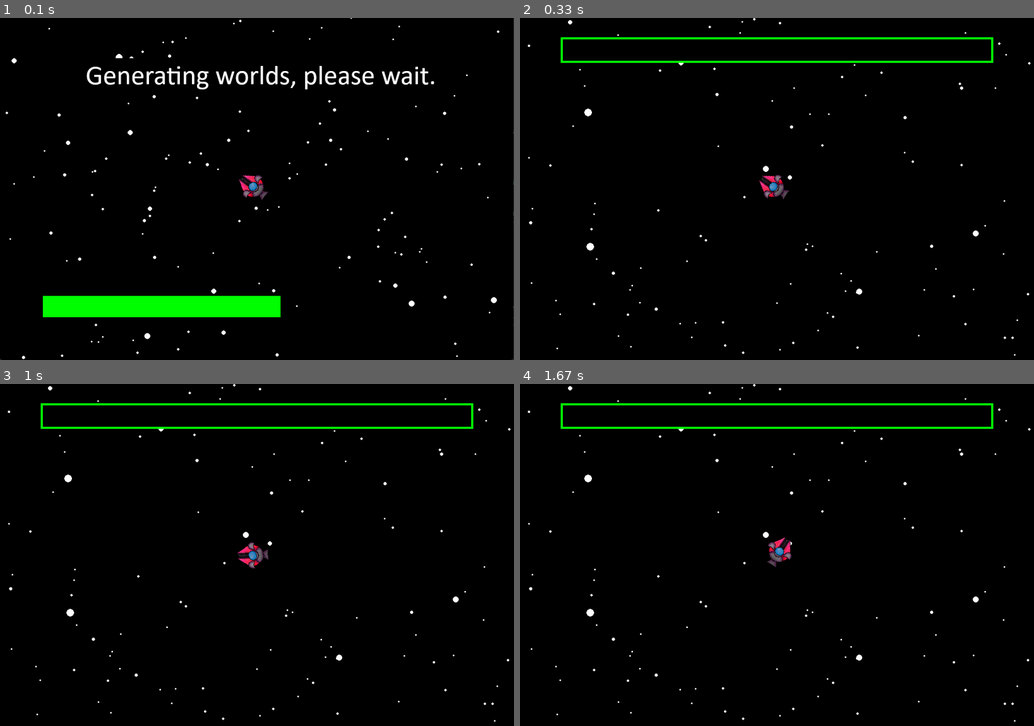
Above: before the commit, frames 1-4 (two rows, left to right).
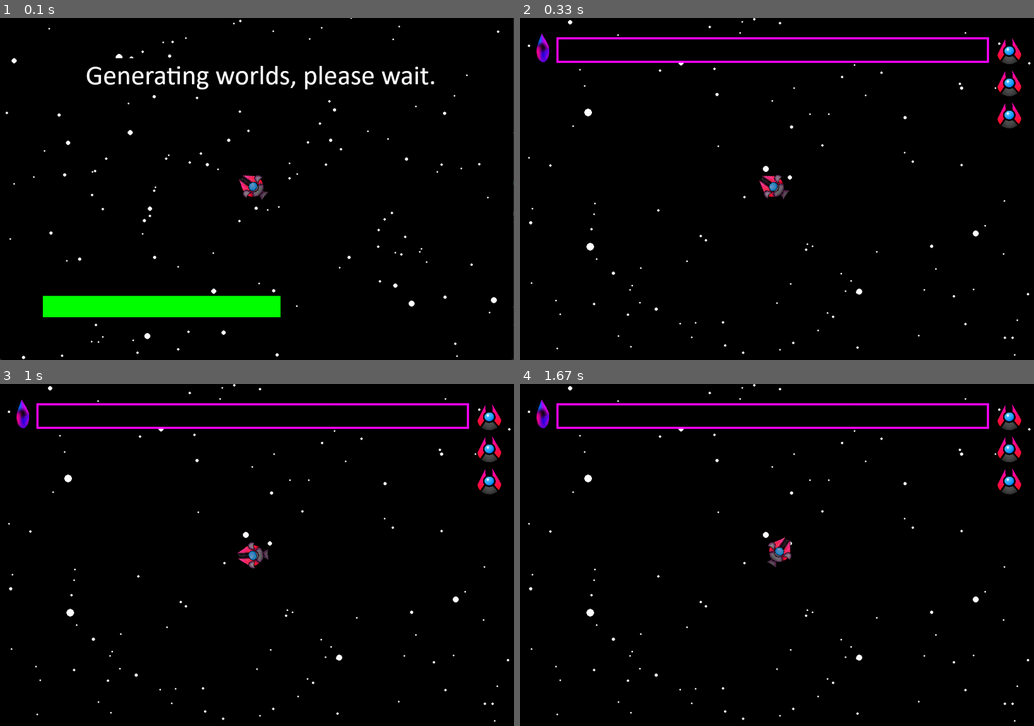
Above: after the commit, the same moments.

Repository: AlmightyM3/pygame--ce-summer-jam-2024
Game: pygame game, started from main.py
The game is run twice, just before and just after one commit, with the same random seed, the same clock (stepped at 60 frames per second) and the same inputs.
Inputs (mouse positions are in pixels of both pictures, inside the frame that each line leads up to):
- Up to frame 1 (0.1 s): no input
- Up to frame 2 (0.33 s): no input
- Up to frame 3 (1 s): move the mouse to (236, 568) at 0.37 s; move the mouse to (133, 558) at 0.87 s
- Up to frame 4 (1.67 s): move the mouse to (854, 435) at 1.37 s

Frame 1 is identical in both runs. In frame 2, 2.1% of the frame differs, in the area x 3-98%, y 4-33%; in frame 3, 2.1%; in frame 4, 2.1%.

Commit message:
little upgrades

Diff:
--- a/main.py
+++ b/main.py
@@ -81,12 +81,12 @@
         window.pgWindow.blit(self.surface, self.pos-player.pos+WINDOW_SIZE2-Vector2(self.radius))
 
 class Enemy:
-    def __init__(self, startPos, moveingImg, stopedIng):
+    def __init__(self, startPos, homePos, moveingImg, stopedIng):
         self.pos = startPos+Vector2()
         self.moveingImg = moveingImg
         self.stopedImg = stopedIng
         self.velocity = Vector2()
-        self.homePos = startPos+Vector2()
+        self.homePos = homePos+Vector2()
         self.mode = 0
 
     def render(self):
@@ -126,7 +126,7 @@
                 for y in ry:
                     pos = Vector2(x+randint(-400,400),y+randint(-400,400))
                     planets.append(Planet(pos, choice(noiseImgs)))
-                    enemys.append(Enemy(pos,enemyMoveingImg2, enemyStopedImg1))
+                    enemys.append(Enemy(pos,pos,enemyMoveingImg2, enemyStopedImg1))
                 if main:
                     window.pgWindow.fill((0,255,0), rect=pygame.Rect((100,WINDOW_SIZE.y-150),((WINDOW_SIZE.x-200)*((rx.index(x)+1)/len(rx)), 50)))
                     window.update(input)
@@ -147,7 +147,7 @@
             for y in r:
                 pos = Vector2(x+randint(-400,400),y+randint(-400,400))
                 planets.append(Planet(pos, choice(noiseImgs)))
-                enemys.append(Enemy(pos,enemyMoveingImg2, enemyStopedImg1))
+                enemys.append(Enemy(pos,pos,enemyMoveingImg2, enemyStopedImg1))
             window.update(input)
             window.pgWindow.fill((0,255,0), rect=pygame.Rect((100,WINDOW_SIZE.y-150),((WINDOW_SIZE.x-200)*((r.index(x)+1)/len(r)), 50)))
             if not window.run:
@@ -189,6 +189,10 @@
 
     genPlanets()
 
+    fuelIcon = pygame.transform.scale_by(pygame.image.load(dirPath+"/Fuel.png"), 1/24).convert_alpha()
+    lifeIcon = pygame.transform.scale_by(pygame.image.load(dirPath+"/Lives.png"), 1/24).convert_alpha()
+    winPlayer = pygame.transform.scale_by(pygame.image.load(dirPath+"/SpaceshipFacingCameraOn.png"), 1/32).convert_alpha()
+
     if window.run:
         pygame.mixer.music.set_volume(0.83)
         pygame.mixer.music.load(f"{dirPath}/mainTheme.mp3")
@@ -202,12 +206,12 @@
             pygame.mixer.music.stop()
             window.update(input)
             continue
-        elif progress >= 3000:
+        elif progress >= 2500:
             window.pgWindow.fill((0,0,0))
             for star in stars:
-                star.pos = Vector3(star.pos.x, star.pos.y,(star.pos.z-window.DT/500)%4)
+                star.pos = Vector3(star.pos.x, star.pos.y,(star.pos.z+window.DT/500)%4)
                 star.render()
-            player.render()
+            window.pgWindow.blit(winPlayer, WINDOW_SIZE2-winPlayer.get_rect().center)
             window.update(input)
             continue
         player.update()
@@ -218,10 +222,13 @@
         for planet in planets:
             if (player.pos-planet.pos-Vector2(planet.radius)).magnitude_squared() <= planet.radius*planet.radius*4:
                 onPlanet = True
+                if uniform(0,1)>0.95:
+                    angle = uniform(0,math.pi*2)
+                    enemys.append(Enemy(planet.pos+Vector2(math.cos(angle)*MAX_RADIUS*4, math.sin(angle)*MAX_RADIUS*4),planet.pos,enemyMoveingImg2, enemyStopedImg1))
                 break
         if onPlanet:
             progress+=window.DT
-            if progress >= 3000:
+            if progress >= 2500:
                 pygame.mixer.music.set_volume(1)
                 pygame.mixer.music.load(f"{dirPath}/LevelComplete.mp3")
                 pygame.mixer.music.play()
@@ -235,7 +242,10 @@
             enemy.render()
         player.render()
 
-        window.pgWindow.fill((0,255,0), rect=pygame.Rect((95,45),((WINDOW_SIZE.x-190), 60)))
-        window.pgWindow.fill((0,0,0), rect=pygame.Rect((100,50),((WINDOW_SIZE.x-200), 50)))
-        window.pgWindow.fill((0,255,0), rect=pygame.Rect((100,50),((WINDOW_SIZE.x-200)*((progress)/3000), 50)))
+        window.pgWindow.fill((255,0,255), rect=pygame.Rect((85,45),((WINDOW_SIZE.x-190), 60)))
+        window.pgWindow.fill((0,0,0), rect=pygame.Rect((90,50),((WINDOW_SIZE.x-200), 50)))
+        window.pgWindow.fill((255,0,255), rect=pygame.Rect((90,50),((WINDOW_SIZE.x-200)*((progress)/2500), 50)))
+        window.pgWindow.blit(fuelIcon, Vector2(55,80)-fuelIcon.get_rect().center)
+        for i in range(lives):
+            window.pgWindow.blit(lifeIcon, Vector2(WINDOW_SIZE.x-60,80+i*75)-lifeIcon.get_rect().center)
         window.update(input)
Binary file added: Fuel.png
Binary file added: Lives.png
Binary file added: SpaceshipFacingCameraOn.png
Not shown, added: Bump.mp3
Not shown, added: CollectingGas.mp3
Not shown, added: EnemyEnginesOn.mp3
Not shown, added: PlayerEnginesOn.mp3
